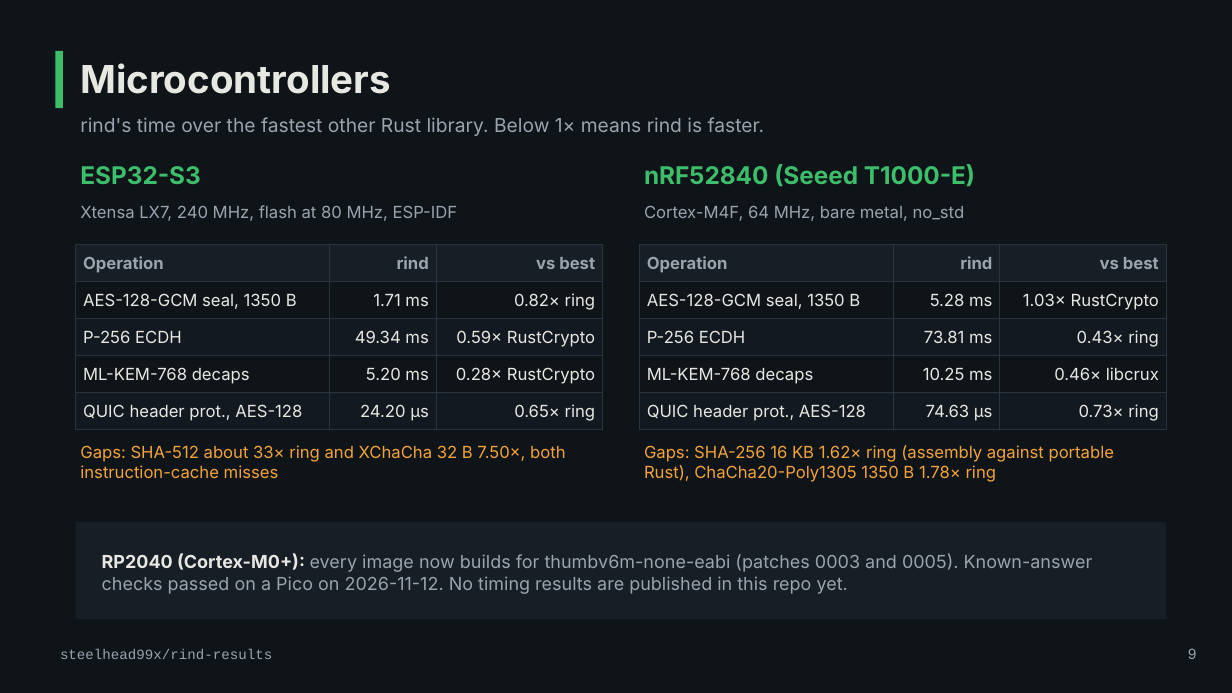
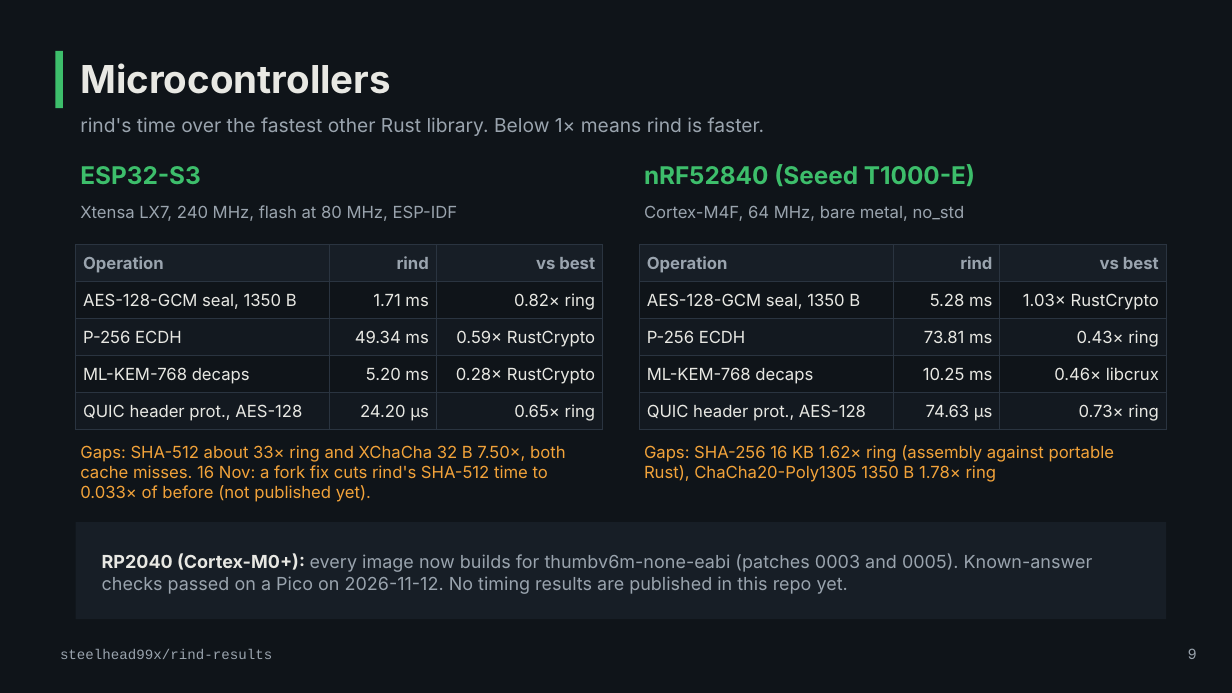
Before and after one commit to steelhead99x/rind-results, a slide deck: slide 9 of presentations/rind-benchmarks/rind-results-deck.pptx. Drawn at 1232x693 pixels with LibreOffice and Linux fonts; fonts in the diff are those of the drawing. Boxes give left, top, right and bottom in pixels: in the first picture for what was removed or moved away, otherwise in the second. Text is boxed around its words. In the diff, an @@ line names an element or a change of style, - is before the commit and + after.

```diff
--- a/presentations/rind-benchmarks/rind-results-deck.pptx
+++ b/presentations/rind-benchmarks/rind-results-deck.pptx
@@ text at (80,445,565,502): text changed @@
-Gaps: SHA-512 about 33× ring and XChaCha 32 B 7.50×, both instruction-cache misses
+Gaps: SHA-512 about 33× ring and XChaCha 32 B 7.50×, both cache misses. 16 Nov: a fork fix cuts rind's SHA-512 time to 0.033× of before (not published yet).
```
Also in this commit, not shown: 2 slides added, 6 other files.
